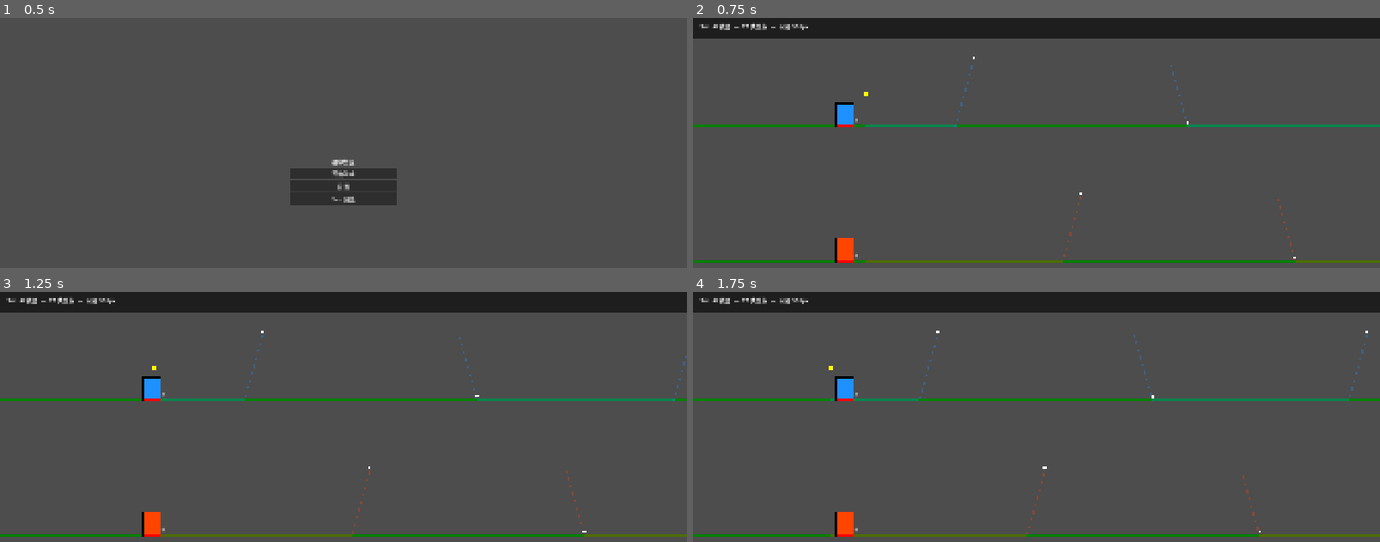
Above: before the commit, frames 1-4 (two rows, left to right).
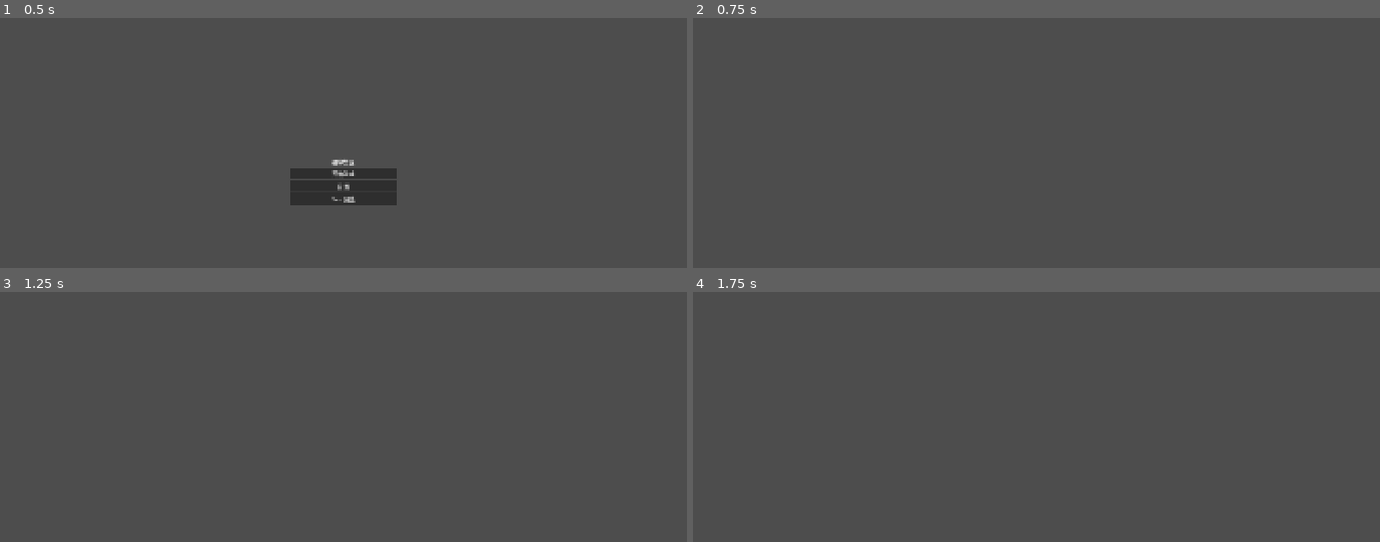
Above: after the commit, the same moments.

Repository: GeorgeMee/Magnetix
Game: Godot game, scene res://src/scenes/ui/start_menu.tscn
Two runs of this game, one before a commit and one after it. Both use one fixed random seed, a clock stepped at 60 frames per second and the inputs below.
Inputs:
- Up to frame 1 (0.5 s): no input
- Up to frame 2 (0.75 s): click "Sim 预览" at 0.5 s
- Up to frame 3 (1.25 s): no input
- Up to frame 4 (1.75 s): hold Q (magnetism_a) from 1.28 s (still down)

Frame 1 is identical in both runs. In frame 2, 11% of the frame differs, in the area x 0-100%, y 0-98%; in frame 3, 11%; in frame 4, 11%.
Error after the commit: Parse Error: Cannot infer the type of "sy" variable because the value doesn't have a set type. (res://src/scripts/ui/sim_preview.gd:181)

Commit message:
Sim preview: render generated level layout (magnets, walls, coins, hazards)

Diff:
--- a/src/scripts/game/chunk_choreographer.gd
+++ b/src/scripts/game/chunk_choreographer.gd
@@ -21,17 +21,21 @@
 	trajectory = sim_ai.generate(lane_a_pol, lane_b_pol, start_x, needed_length, GameManager.sim_decision_interval)
 
 func get_chunk_layout(chunk_world_x : float, lane : int, chunk_width : float) -> ChunkLayout:
+	var pol := _get_cur_pol(lane)
+	return build_layout(trajectory, chunk_world_x, lane, chunk_width, pol)
+
+func build_layout(traj : Array[TrajectoryPoint], chunk_world_x : float, lane : int, chunk_width : float, pol : Magnet.Polarity) -> ChunkLayout:
 	var layout := ChunkLayout.new()
 
 	var pts_in_range : Array[TrajectoryPoint] = []
-	for pt in trajectory:
+	for pt in traj:
 		if pt.world_x >= chunk_world_x - chunk_width and pt.world_x < chunk_world_x + chunk_width * 2:
 			pts_in_range.append(pt)
 
 	if pts_in_range.size() == 0:
 		return layout
 
-	_place_magnets(layout, pts_in_range, lane)
+	_place_magnets_with_pol(layout, pts_in_range, lane, pol)
 	_place_coins(layout, pts_in_range, lane, chunk_world_x, chunk_width)
 	_place_walls(layout, pts_in_range, lane, chunk_world_x, chunk_width)
 	_place_hazards(layout, pts_in_range, lane, chunk_world_x, chunk_width)
@@ -46,8 +50,7 @@
 		return GameManager.character_a.character_polarity if GameManager.character_a else Magnet.Polarity.NORTH
 	return GameManager.character_b.character_polarity if GameManager.character_b else Magnet.Polarity.SOUTH
 
-func _place_magnets(layout : ChunkLayout, pts : Array[TrajectoryPoint], lane : int) -> void:
-	var cur_pol := _get_cur_pol(lane)
+func _place_magnets_with_pol(layout : ChunkLayout, pts : Array[TrajectoryPoint], lane : int, pol : Magnet.Polarity) -> void:
 	var in_ceiling_zone := false
 	var zone_start_x : float = 0.0
 	var mag_length := GameManager.sim_decision_interval * 1.2
@@ -68,7 +71,6 @@
 				var mag_x := x
 				var place_len := minf(mag_length, end_x - x)
 				var placement := Magnet.Placement.FLOOR
-				var pol := cur_pol
 				layout.magnets.append({"world_x": mag_x, "placement": placement, "polarity": pol, "length": place_len})
 				x += mag_length
 
@@ -77,7 +79,7 @@
 			var x := zone_start_x
 			while x < end_x:
 				var mag_x := x
-				layout.magnets.append({"world_x": mag_x, "placement": Magnet.Placement.FLOOR, "polarity": cur_pol, "length": minf(mag_length, end_x - x)})
+				layout.magnets.append({"world_x": mag_x, "placement": Magnet.Placement.FLOOR, "polarity": pol, "length": minf(mag_length, end_x - x)})
 				x += mag_length
 
 func _place_coins(layout : ChunkLayout, pts : Array[TrajectoryPoint], lane : int, chunk_start : float, chunk_width : float) -> void:
--- a/src/scripts/ui/sim_preview.gd
+++ b/src/scripts/ui/sim_preview.gd
@@ -2,6 +2,7 @@
 extends Node2D
 
 var sim_ai : SimAI
+var choreographer : ChunkChoreographer
 var trajectory : Array[TrajectoryPoint] = []
 var sim_time : float = 0.0
 var sim_speed : float = 100.0
@@ -17,12 +18,16 @@
 var prev_surf_b := SimAI.Surface.FLOOR
 var prev_check_time : float = -9999.0
 
+var layout_cache : Array[Dictionary] = []
+
 @onready var speed_slider : HSlider = %SpeedSlider
 @onready var speed_label : Label = %SpeedLabel
 @onready var btn_play : Button = %BtnPlay
 
 func _ready() -> void:
 	sim_ai = SimAI.new()
+	choreographer = ChunkChoreographer.new()
+	add_child(choreographer)
 	_regenerate()
 	speed_slider.value = sim_speed
 	speed_slider.value_changed.connect(_on_speed_changed)
@@ -38,10 +43,21 @@
 	prev_surf_a = SimAI.Surface.FLOOR
 	prev_surf_b = SimAI.Surface.FLOOR
 	prev_check_time = -9999.0
+	_build_layouts()
+
+func _build_layouts() -> void:
+	layout_cache.clear()
+	var chunk_w := GameManager.chunk_width
+	var num_chunks := int(ceilf(total_length / chunk_w))
+	for ci in range(num_chunks):
+		var wx := float(ci) * chunk_w
+		for lane in [0, 1]:
+			var pol := Magnet.Polarity.NORTH if lane == 0 else Magnet.Polarity.SOUTH
+			var layout := choreographer.build_layout(trajectory, wx, lane, chunk_w, pol)
+			layout_cache.append({"lane": lane, "layout": layout})
 
 func _process(delta : float) -> void:
 	if playing:
-		var prev_time := sim_time
 		sim_time += sim_speed * delta
 		if sim_time > total_length:
 			sim_time -= total_length
@@ -87,11 +103,9 @@
 	var target_y := _feet_y_at(floor_y, coff, surf)
 	var last_flip := last_flip_time_a if lane == 0 else last_flip_time_b
 	var old_surf := last_surf_a if lane == 0 else last_surf_b
-
 	var elapsed := sim_time - last_flip
 	if elapsed >= transition_dist or elapsed < 0.0:
 		return target_y
-
 	var progress := clampf(elapsed / transition_dist, 0.0, 1.0)
 	progress = ease(progress, 0.5)
 	var old_y := _feet_y_at(floor_y, coff, old_surf)
@@ -108,6 +122,7 @@
 
 	_draw_lane(lane_top, coff, vp_w)
 	_draw_lane(lane_bot, coff, vp_w)
+	_draw_level(lane_top, lane_bot, coff, vp_w)
 	_draw_trajectory_path(lane_top, lane_bot, coff, vp_w, char_h)
 	_draw_characters(lane_top, lane_bot, coff, vp_w, char_w, char_h)
 
@@ -117,6 +132,73 @@
 func _draw_lane(floor_y : float, coff : float, vp_w : float) -> void:
 	draw_line(Vector2(0, floor_y), Vector2(vp_w, floor_y), Color.WEB_GREEN, 2.0)
 	draw_line(Vector2(0, floor_y - coff), Vector2(vp_w, floor_y - coff), Color.WEB_GREEN.darkened(0.4), 1.0)
+
+func _draw_level(lane_top : float, lane_bot : float, coff : float, vp_w : float) -> void:
+	var vis_start_x := sim_time - char_x
+	var vis_end_x := sim_time + vp_w - char_x
+	for entry in layout_cache:
+		var layout := entry["layout"] as ChunkLayout
+		var lane_y := lane_top if entry["lane"] == 0 else lane_bot
+		_draw_magnets_in_layout(layout, lane_y, coff, vp_w, vis_start_x, vis_end_x)
+		_draw_walls_in_layout(layout, lane_y, vp_w, vis_start_x, vis_end_x)
+		_draw_coins_in_layout(layout, lane_y, vp_w, vis_start_x, vis_end_x)
+		_draw_hazards_in_layout(layout, lane_y, vp_w, vis_start_x, vis_end_x)
+
+func _world_to_sx(wx : float) -> float:
+	return char_x + (wx - sim_time)
+
+func _in_view(sx : float, vp_w : float) -> bool:
+	return sx > -50 and sx < vp_w + 50
+
+func _draw_magnets_in_layout(layout : ChunkLayout, lane_y : float, coff : float, vp_w : float, vx0 : float, vx1 : float) -> void:
+	for m in layout.magnets:
+		if m["world_x"] < vx0 - 200 or m["world_x"] > vx1 + 200:
+			continue
+		var sx := _world_to_sx(m["world_x"])
+		var sy : float
+		if m["placement"] == Magnet.Placement.CEILING:
+			sy = lane_y - coff
+		else:
+			sy = lane_y - 16
+		var len := m["length"] as float
+		var col := Color.BLUE if m["polarity"] == Magnet.Polarity.NORTH else Color.RED
+		draw_rect(Rect2(Vector2(sx, sy), Vector2(len, 16.0)), col, true)
+
+func _draw_walls_in_layout(layout : ChunkLayout, lane_y : float, vp_w : float, vx0 : float, vx1 : float) -> void:
+	for w in layout.walls:
+		if w["world_x"] < vx0 - 200 or w["world_x"] > vx1 + 200:
+			continue
+		var sx := _world_to_sx(w["world_x"])
+		var sy := lane_y - 64.0
+		draw_rect(Rect2(Vector2(sx, sy), Vector2(32.0, 64.0)), Color.DIM_GRAY)
+		draw_rect(Rect2(Vector2(sx, sy), Vector2(32.0, 64.0)), Color.BLACK, false, 2.0)
+
+func _draw_coins_in_layout(layout : ChunkLayout, lane_y : float, vp_w : float, vx0 : float, vx1 : float) -> void:
+	for c in layout.coins:
+		if c["world_x"] < vx0 - 200 or c["world_x"] > vx1 + 200:
+			continue
+		var sx := _world_to_sx(c["world_x"])
+		var sy := lane_y - c["y_off"]
+		var col := Color.DODGER_BLUE
+		var ct = c["type"]
+		if ct == Coin.Type.RED:
+			col = Color.ORANGE_RED
+		elif ct == Coin.Type.RAINBOW:
+			col = Color.from_hsv(fmod(sx * 0.01, 1.0), 1.0, 1.0)
+		var h := 8.0
+		var p := PackedVector2Array([Vector2(-h, 0), Vector2(0, h), Vector2(h, 0), Vector2(0, -h)])
+		for i in range(4):
+			p[i] += Vector2(sx, sy)
+		draw_colored_polygon(p, col)
+
+func _draw_hazards_in_layout(layout : ChunkLayout, lane_y : float, vp_w : float, vx0 : float, vx1 : float) -> void:
+	for h in layout.hazards:
+		if h["world_x"] < vx0 - 200 or h["world_x"] > vx1 + 200:
+			continue
+		var sx := _world_to_sx(h["world_x"])
+		var sy := lane_y - 64.0
+		var p := PackedVector2Array([Vector2(sx, sy + 64), Vector2(sx + 16, sy), Vector2(sx + 32, sy + 64)])
+		draw_colored_polygon(p, Color.RED.darkened(0.3))
 
 func _draw_trajectory_path(lane_top : float, lane_bot : float, coff : float, vp_w : float, char_h : float) -> void:
 	if trajectory.size() < 2:
@@ -181,10 +263,8 @@
 	var light_a := Color.DODGER_BLUE.lightened(0.3)
 	var light_b := Color.ORANGE_RED.lightened(0.3)
 
-	# Draw A
 	draw_rect(Rect2(Vector2(char_x, ay), Vector2(char_w, char_h)), color_a if not flip_a else light_a)
 	draw_rect(Rect2(Vector2(char_x, ay), Vector2(char_w, char_h)), Color.BLACK, false, 2.0)
-	# Feet marker
 	if flip_a:
 		draw_line(Vector2(char_x, ay), Vector2(char_x + char_w, ay), Color.RED, 2.0)
 		draw_string(ThemeDB.fallback_font, Vector2(char_x + char_w + 4, ay + 4), "A", HORIZONTAL_ALIGNMENT_LEFT, -1, 12)
@@ -192,7 +272,6 @@
 		draw_line(Vector2(char_x, ay + char_h), Vector2(char_x + char_w, ay + char_h), Color.RED, 2.0)
 		draw_string(ThemeDB.fallback_font, Vector2(char_x + char_w + 4, ay + char_h - 12), "A", HORIZONTAL_ALIGNMENT_LEFT, -1, 12)
 
-	# Draw B
 	draw_rect(Rect2(Vector2(char_x, by), Vector2(char_w, char_h)), color_b if not flip_b else light_b)
 	draw_rect(Rect2(Vector2(char_x, by), Vector2(char_w, char_h)), Color.BLACK, false, 2.0)
 	if flip_b:
